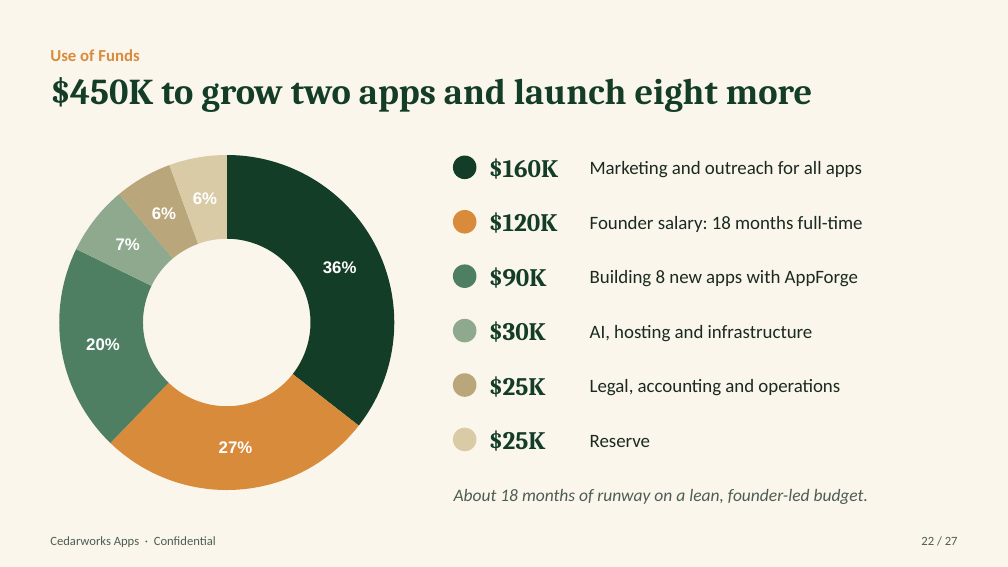
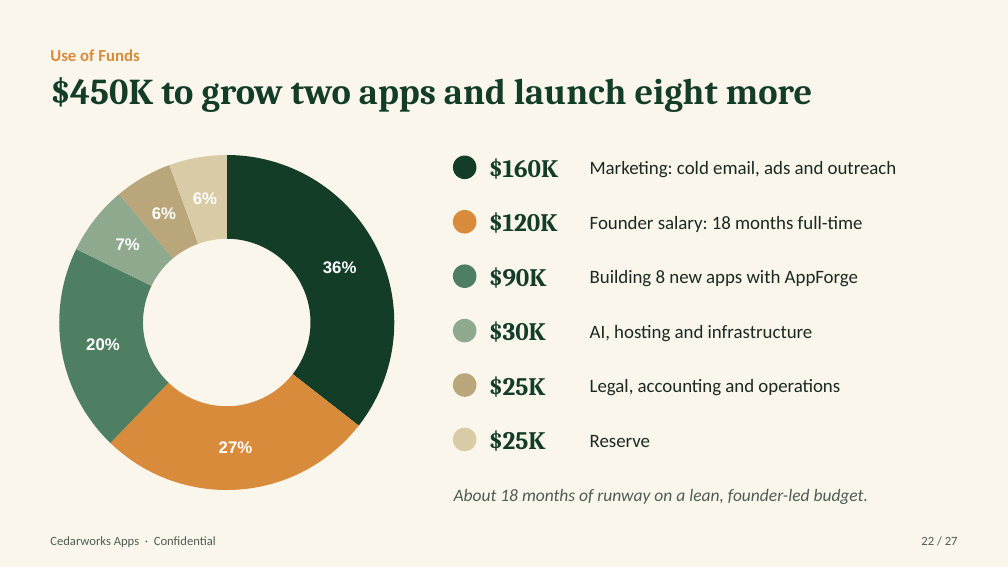
Before and after one commit to Pastorai1/Cedarworksapps, a slide deck: slide 22 of pitch-deck/Cedarworks-Apps-Pitch-Deck.pptx. Drawn at 1008x567 pixels with LibreOffice and Linux fonts; fonts in the diff are those of the drawing. Boxes give left, top, right and bottom in pixels: in the first picture for what was removed or moved away, otherwise in the second. Text is boxed around its words. In the diff, an @@ line names an element or a change of style, - is before the commit and + after.

```diff
--- a/pitch-deck/Cedarworks-Apps-Pitch-Deck.pptx
+++ b/pitch-deck/Cedarworks-Apps-Pitch-Deck.pptx
@@ text at (590, 161, 897, 178): text changed @@
-Marketing and outreach for all apps
+Marketing: cold email, ads and outreach
```
Also in this commit, not shown: 2 other slides changed, 3 other files.
